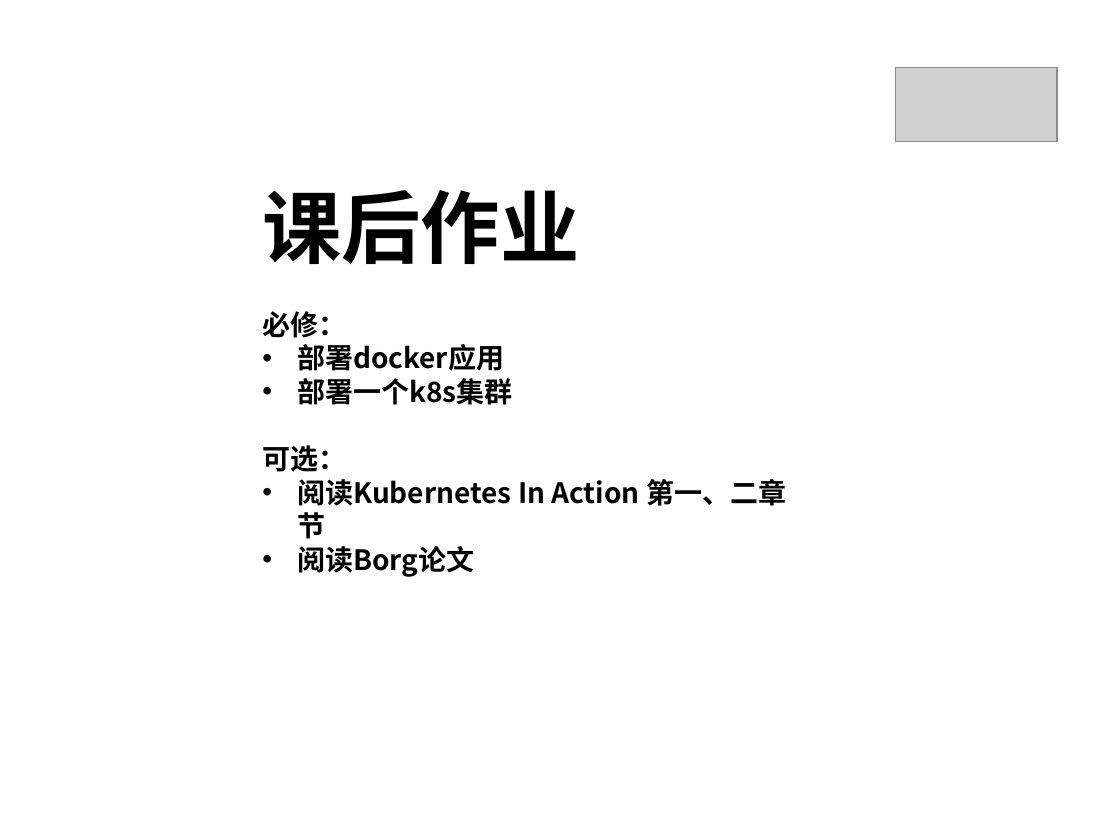
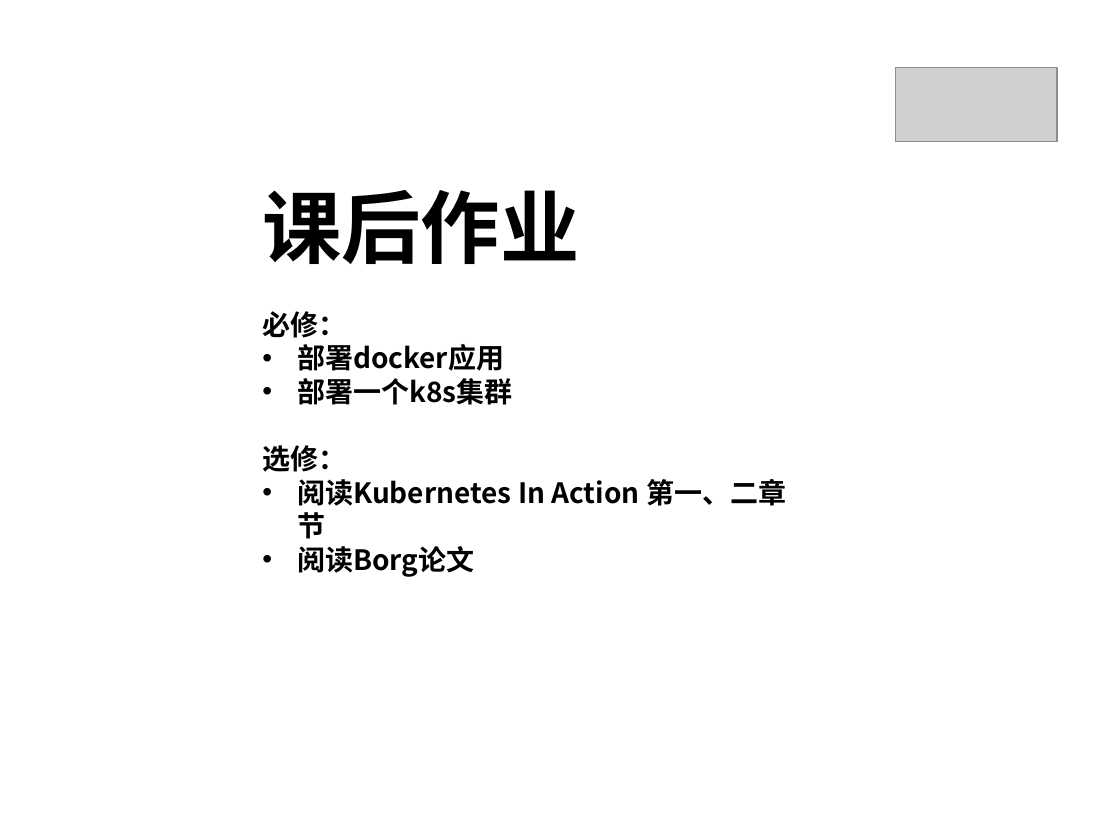
Before and after one commit to yubowen0525/k8s_from_basic_to_advanced, a slide deck: slide 19 of lession1/kubernetes第一课.pptx (slide 18 before the commit). Drawn at 1120x840 pixels with LibreOffice and Linux fonts; fonts in the diff are those of the drawing; grey boxes stand for pictures; background and template pictures are left out. Boxes give left, top, right and bottom in pixels: in the first picture for what was removed or moved away, otherwise in the second. Text is boxed around its words. In the diff, an @@ line names an element or a change of style, - is before the commit and + after.

```diff
--- a/lession1/kubernetes第一课.pptx
+++ b/lession1/kubernetes第一课.pptx
@@ text at (262, 445, 346, 472): text changed @@
-可选：
+选修：
```
Also in this commit, not shown: 1 slide added, 3 other files.
